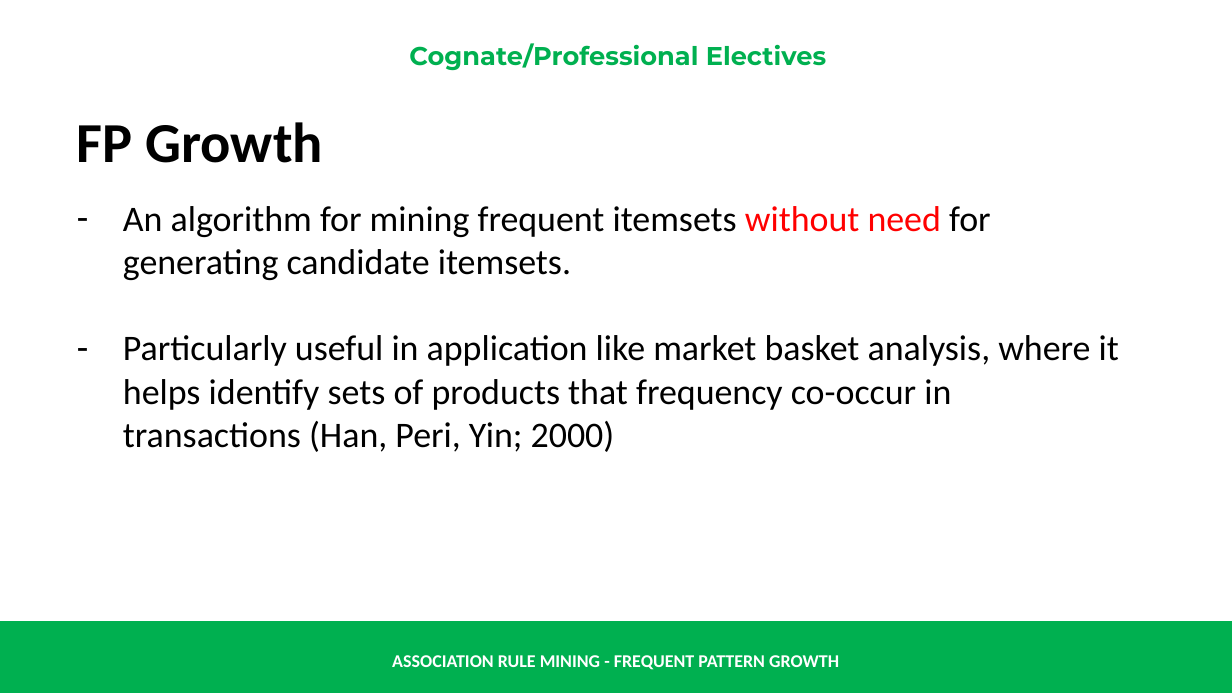
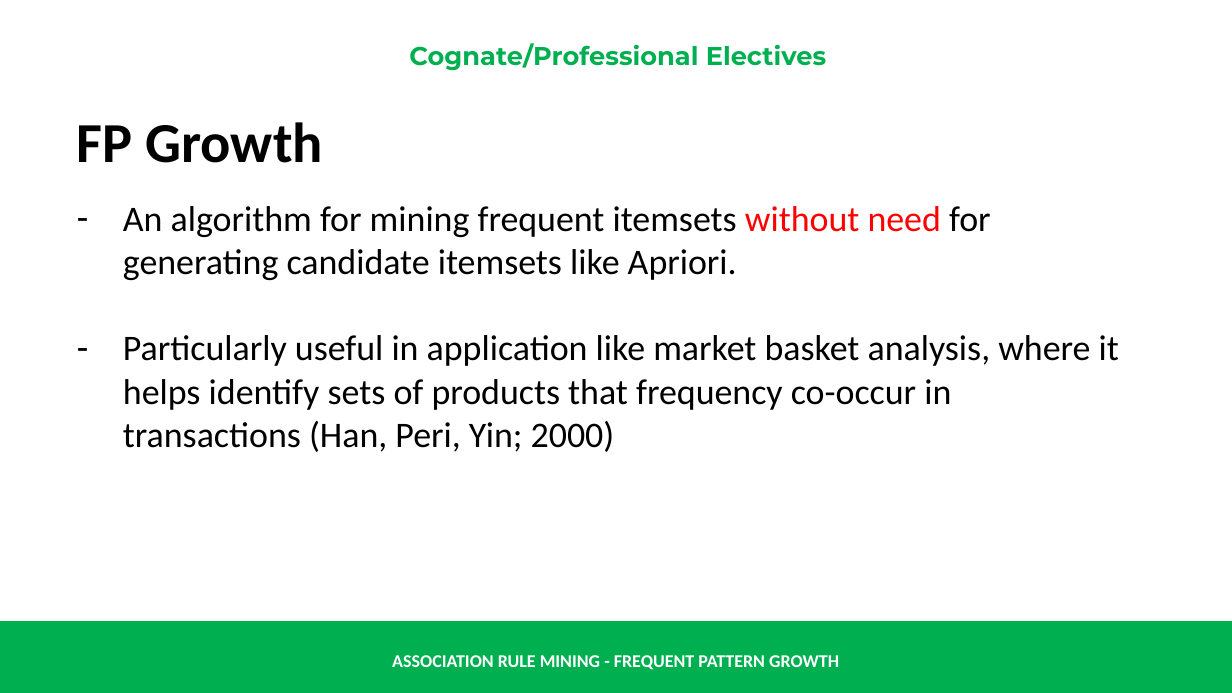
Before and after one commit to renatomaaliw3/public_files, a slide deck: slide 2 of CPE Electives (1 - 3)/01. Lectures Notebook/000. Presentations & Text Books/01. Presentation Slides/31. Assocation Rule Mining - FP-Growth.pptx. Drawn at 1232x693 pixels with LibreOffice and Linux fonts; fonts in the diff are those of the drawing. Boxes give left, top, right and bottom in pixels: in the first picture for what was removed or moved away, otherwise in the second. Text is boxed around its words. In the diff, an @@ line names an element or a change of style, - is before the commit and + after.

Commit message:
Save

```diff
--- a/CPE Electives (1 - 3)/01. Lectures Notebook/000. Presentations & Text Books/01. Presentation Slides/31. Assocation Rule Mining - FP-Growth.pptx
+++ b/CPE Electives (1 - 3)/01. Lectures Notebook/000. Presentations & Text Books/01. Presentation Slides/31. Assocation Rule Mining - FP-Growth.pptx
@@ text at (123, 206, 991, 280): text changed @@
-– An algorithm for mining frequent itemsets without need for generating candidate itemsets.
+– An algorithm for mining frequent itemsets without need for generating candidate itemsets like Apriori.
```
Also in this commit, not shown: 3 other slides changed, 1 slide added.
